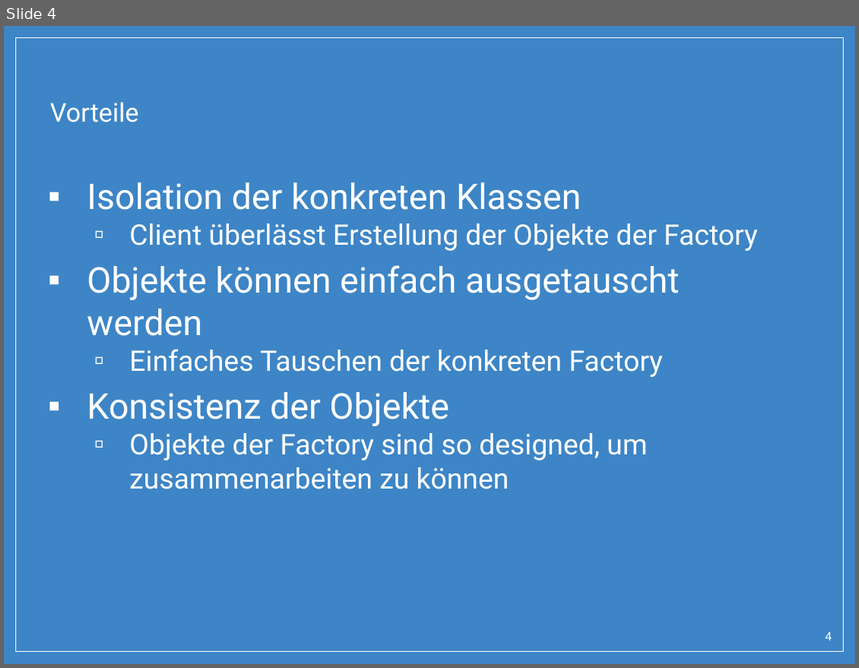
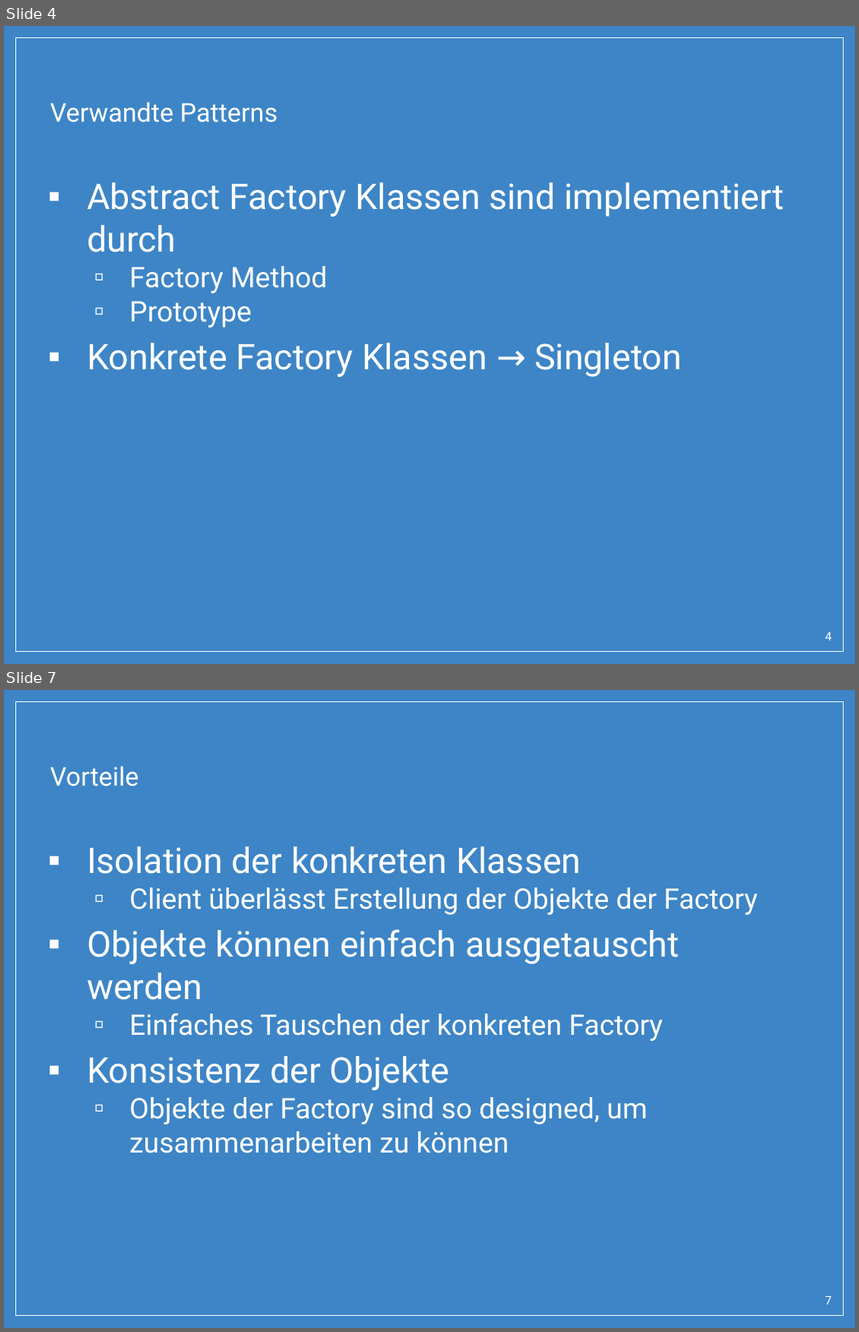
Before and after one commit to SimonPrimetzhofer/AbstractFactory-Pattern, a slide deck: Abstract_Factory.pptx. Shown one above the other, each under a label of ours: slide 4 before the commit, slides 4 and 7 after it; the slides between them are not shown. The pictures are 859x668 and 859x1332 pixels, drawn with LibreOffice and Linux fonts; fonts in the diff are those of the drawing; background and template pictures are left out. Boxes give left, top, right and bottom in pixels: in the first picture for what was removed or moved away, otherwise in the second. Text is boxed around its words. In the diff, an @@ line names an element or a change of style, - is before the commit and + after.

```diff
--- a/Abstract_Factory.pptx
+++ b/Abstract_Factory.pptx
@@ slide 4 added at box(4, 26, 855, 664), background picture (left out); not listed: 1 template element that a slide beside it also shows @@
@@ title added at box(50, 102, 278, 123), 22 pt, text #FFFFFF @@
+Verwandte Patterns
@@ text added at box(87, 183, 785, 377), 30 pt, text #FFFFFF @@
+▪ Abstract Factory Klassen sind implementiert durch
+  ▫ Factory Method
+  ▫ Prototype
+▪ Konkrete Factory Klassen → Singleton
@@ page number added at box(826, 632, 832, 641), 10 pt, text #FFFFFF @@
+4
@@ what was slide 4 is now slide 7 @@
@@ page number at box(826, 1296, 832, 1305): text changed @@
-4
+7
```
Also in this commit, not shown: 4 slides changed, 4 other slides added, 3 other files.
